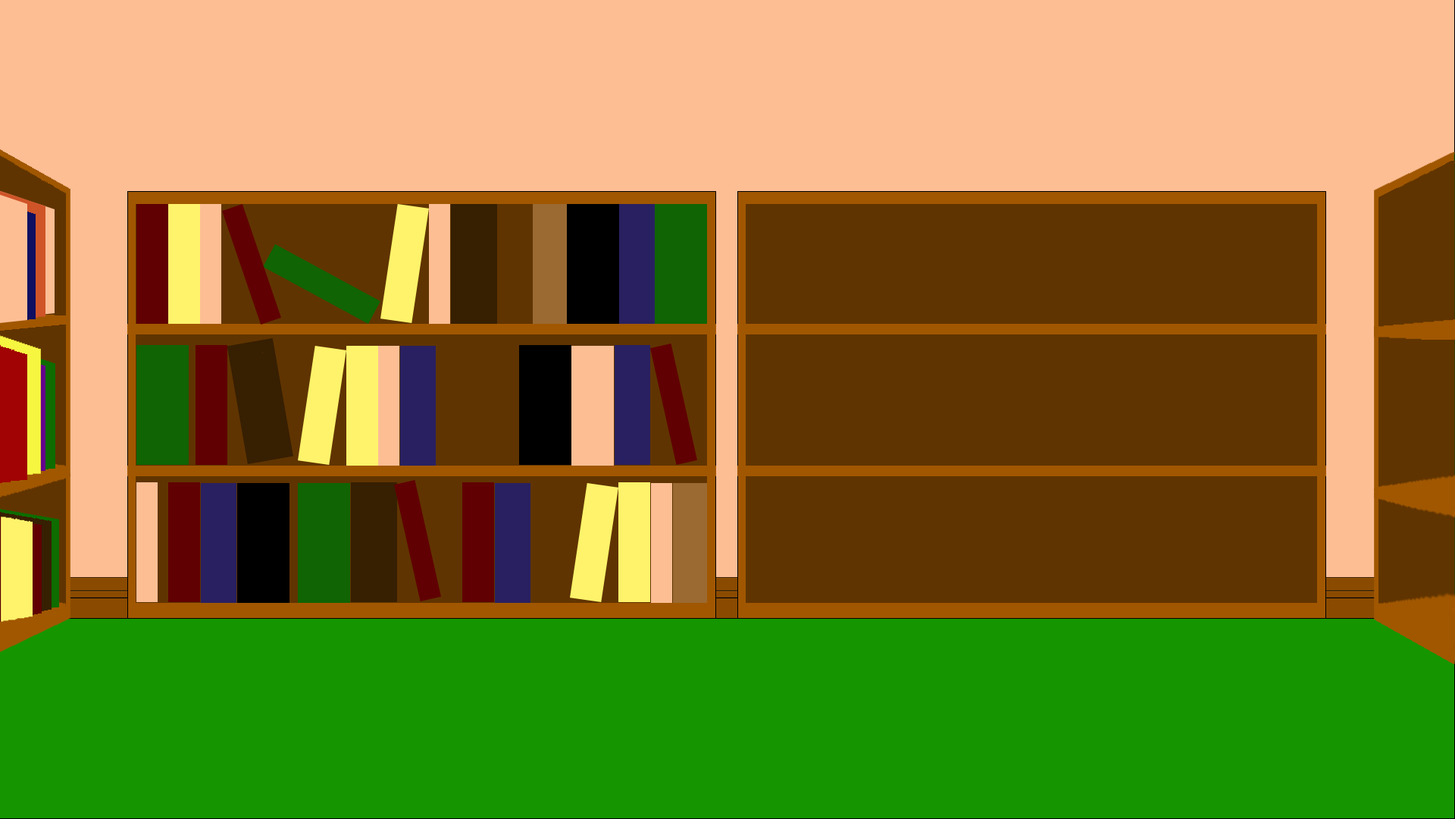
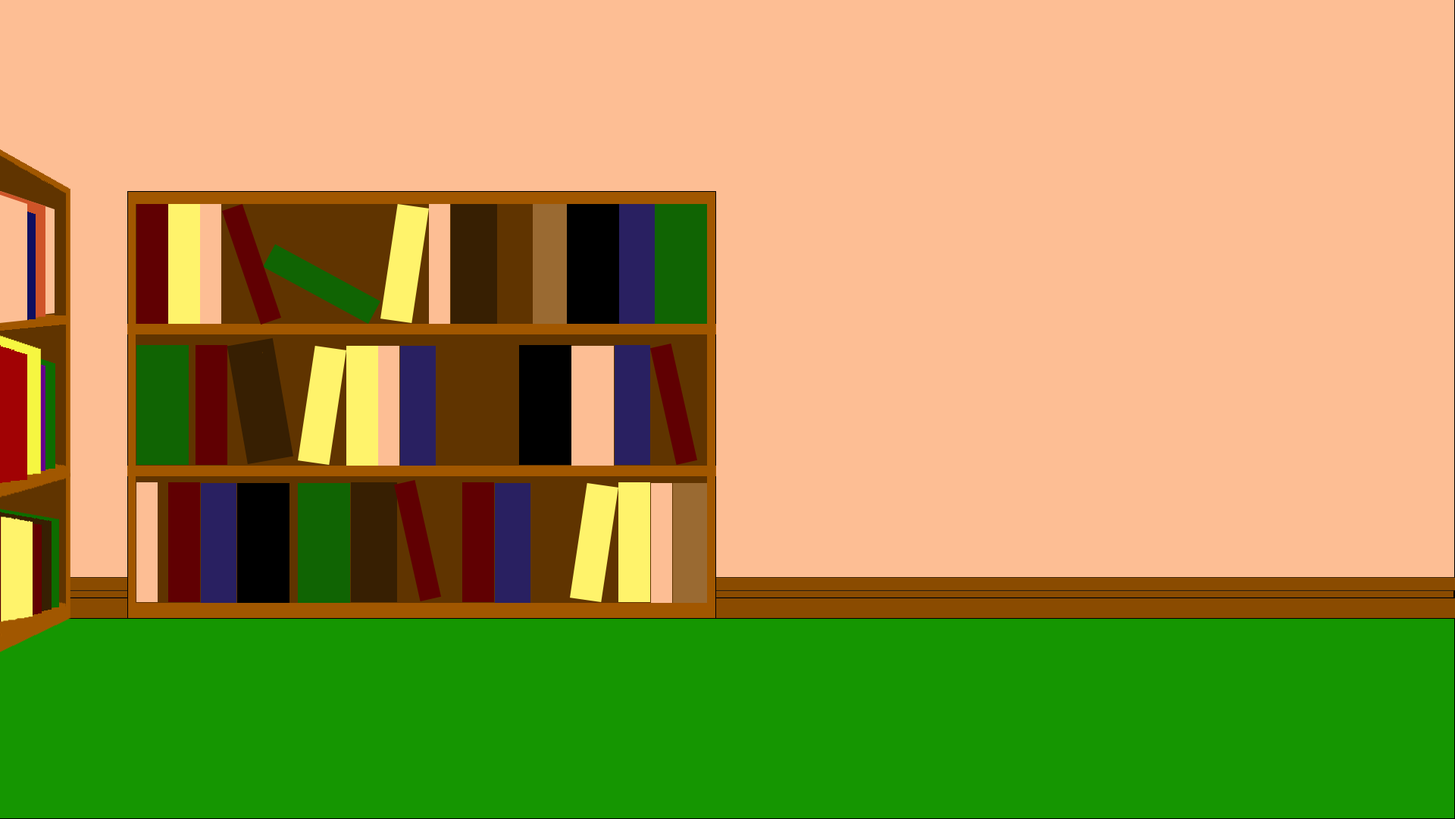
Layered file, before and after one edit (1455px x 819px). Changes by layer:
removed layer "back right bookshelf" (2nd of 2) over [737, 191, 1327, 618]
removed layer "right bookshelf" over [1374, 151, 1455, 664]
